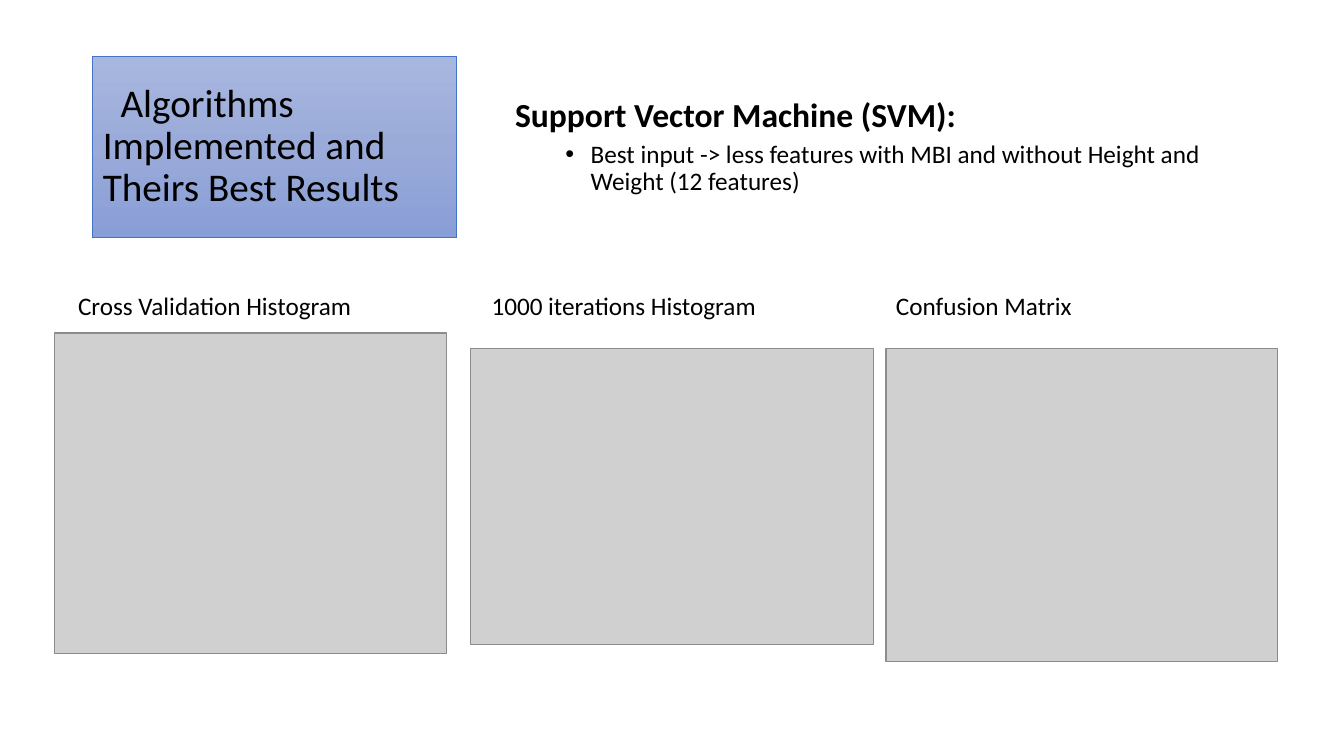
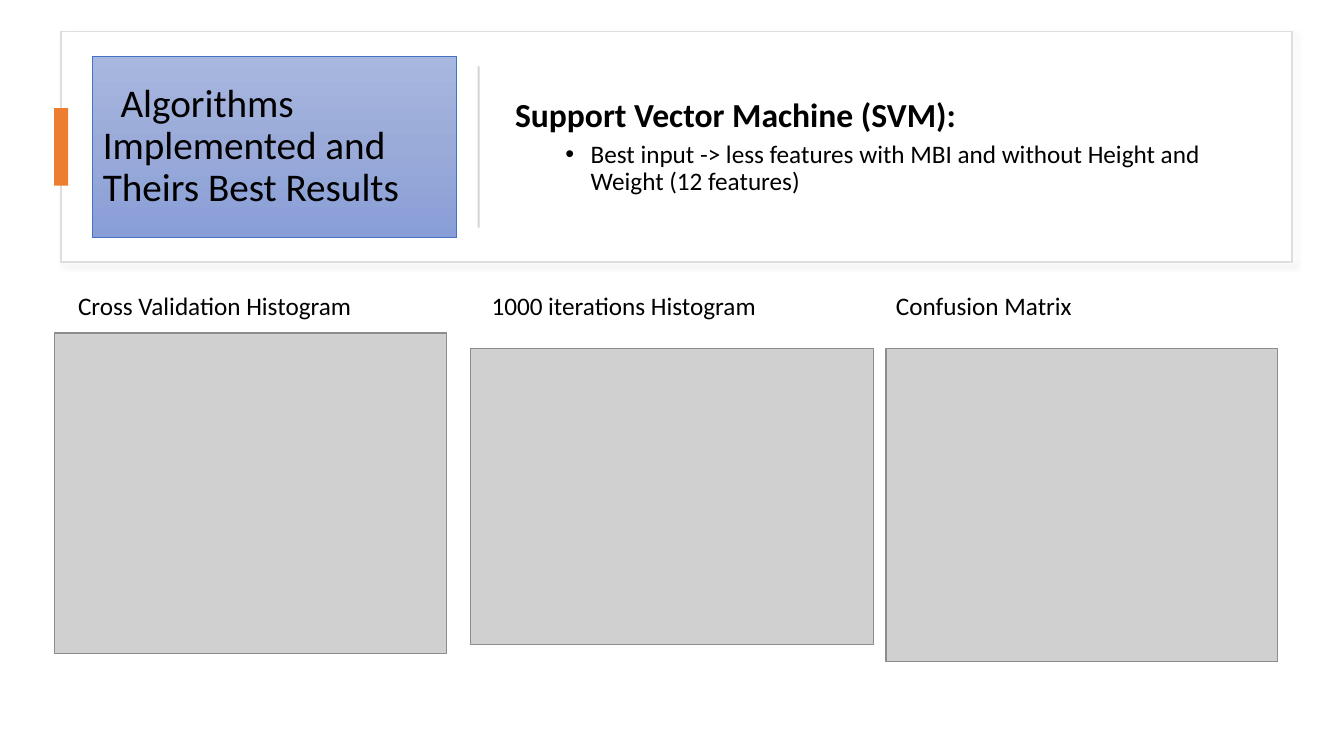
Before and after one commit to Eduardoramos123/IA_Projeto2, a slide deck: slide 6 of docs/final_report.pptx. Drawn at 1344x756 pixels with LibreOffice and Linux fonts; fonts in the diff are those of the drawing; grey boxes stand for pictures. Boxes give left, top, right and bottom in pixels: in the first picture for what was removed or moved away, otherwise in the second. Text is boxed around its words. In the diff, an @@ line names an element or a change of style, - is before the commit and + after.

Commit message:
some fixes on pptx

```diff
--- a/docs/final_report.pptx
+++ b/docs/final_report.pptx
@@ rectangle added at [62,32,1293,262], fill #FFFFFF, outline #DEDEDE 1 pt @@
@@ rectangle added at [478,67,480,228], fill #D5D5D5 @@
@@ rectangle added at [54,108,69,186], fill #ED7D31 @@
```
Also in this commit, not shown: 1 other slide changed.
